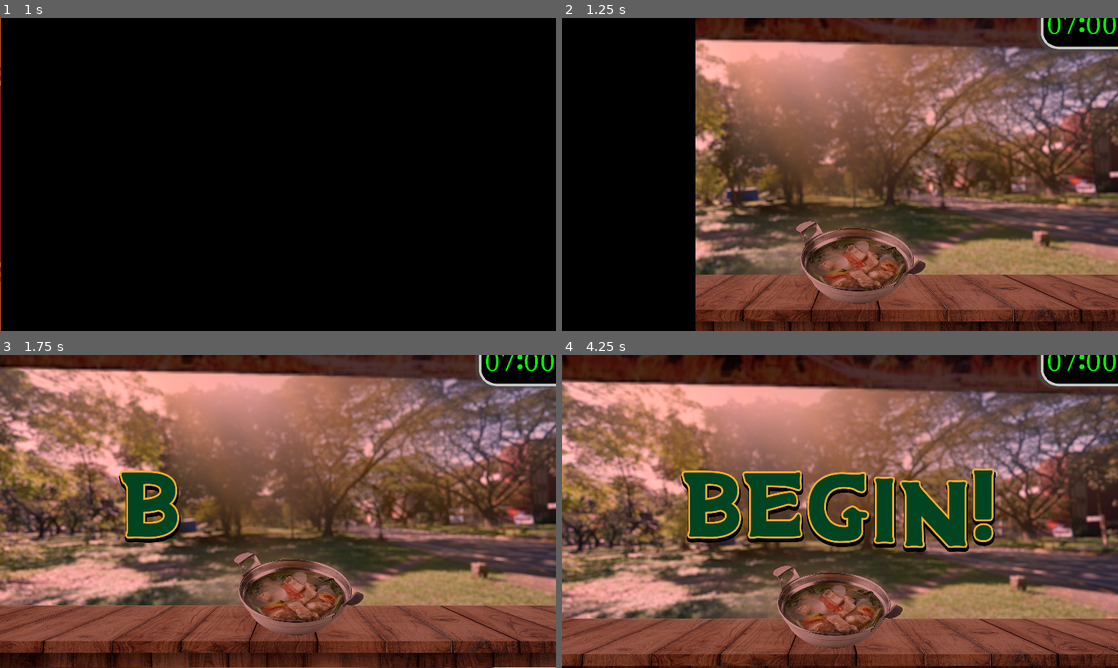
Above: before the commit, frames 1-4 (two rows, left to right).
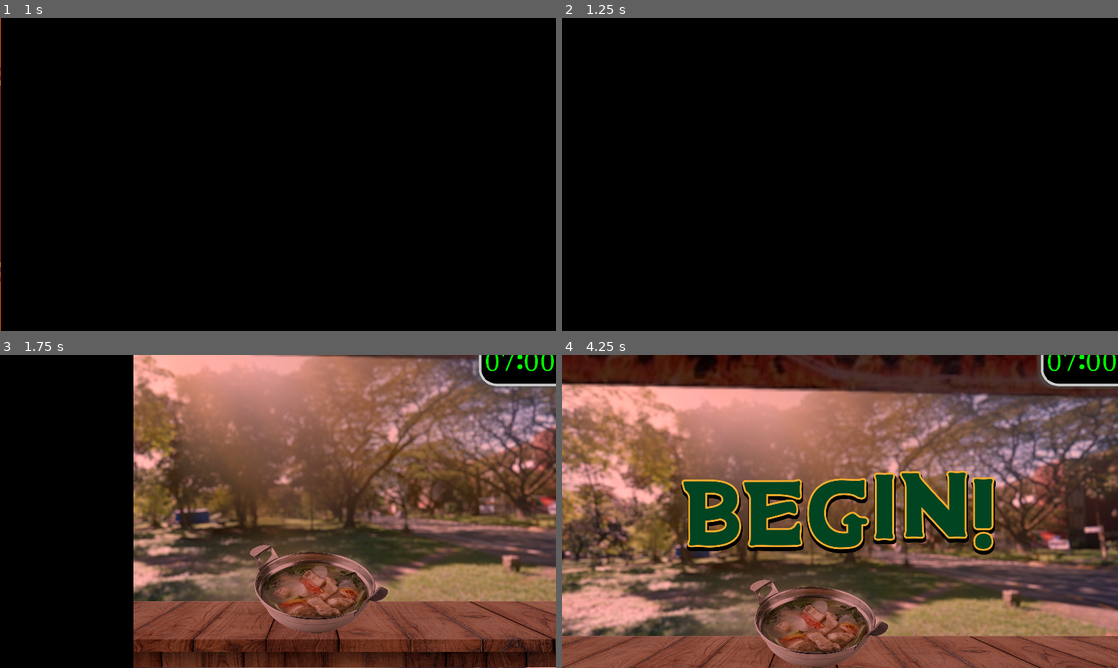
Above: after the commit, the same moments.

Repository: FlamingHerb/develup-chapter-1-quest
Game: Godot game, scene res://scenes/main_menu.tscn
Two runs of this game, one before a commit and one after it. Both use one fixed random seed, a clock stepped at 60 frames per second and the inputs below. The engine's default icon, where the game draws it, is replaced by a stand-in: a white triangle on a blue panel in a dark square. Sound files missing from this copy of the repository are replaced by a short silence.
Inputs (mouse positions are in pixels of both pictures, inside the frame that each line leads up to):
- Up to frame 1 (1 s): click "Ambatucook" at 0.5 s
- Up to frame 2 (1.25 s): no input
- Up to frame 3 (1.75 s): click (94, 549) at 1.25 s, where only the run after the commit has a clickable "sige, iwanan mo ko..."
- Up to frame 4 (4.25 s): tap Enter at 2 s; move the mouse to (962, 495) at 2.02 s; click (962, 495) at 2.17 s; tap Space at 2.27, 3.02 s; move the mouse to (728, 527) at 2.77 s; click (728, 527) at 2.92 s; move the mouse to (895, 442) at 3.52 s; click (895, 442) at 3.67 s

Frame 1 is identical in both runs. In frame 2, 75% of the frame differs, in the area x 24-100%, y 0-100%; in frame 3, 63%; in frame 4, 53%.

Commit message:
feat: lengthen transition time

Diff:
--- a/scenes/autoload/transition_layer.tscn
+++ b/scenes/autoload/transition_layer.tscn
@@ -19,7 +19,6 @@
 
 [sub_resource type="Animation" id="Animation_jlpe6"]
 resource_name = "next_scene"
-length = 0.5
 tracks/0/type = "value"
 tracks/0/imported = false
 tracks/0/enabled = true
@@ -35,7 +34,6 @@
 
 [sub_resource type="Animation" id="Animation_lhhhq"]
 resource_name = "next_scene_2"
-length = 0.5
 tracks/0/type = "value"
 tracks/0/imported = false
 tracks/0/enabled = true
--- a/scenes/game_main.tscn
+++ b/scenes/game_main.tscn
@@ -213,7 +213,7 @@
 [node name="GameCamera" type="Camera2D" parent="."]
 process_physics_priority = 1
 position = Vector2(576, 320)
-zoom = Vector2(0.75, 0.75)
+zoom = Vector2(0.8, 0.8)
 limit_left = -224
 limit_top = -126
 limit_right = 1376
